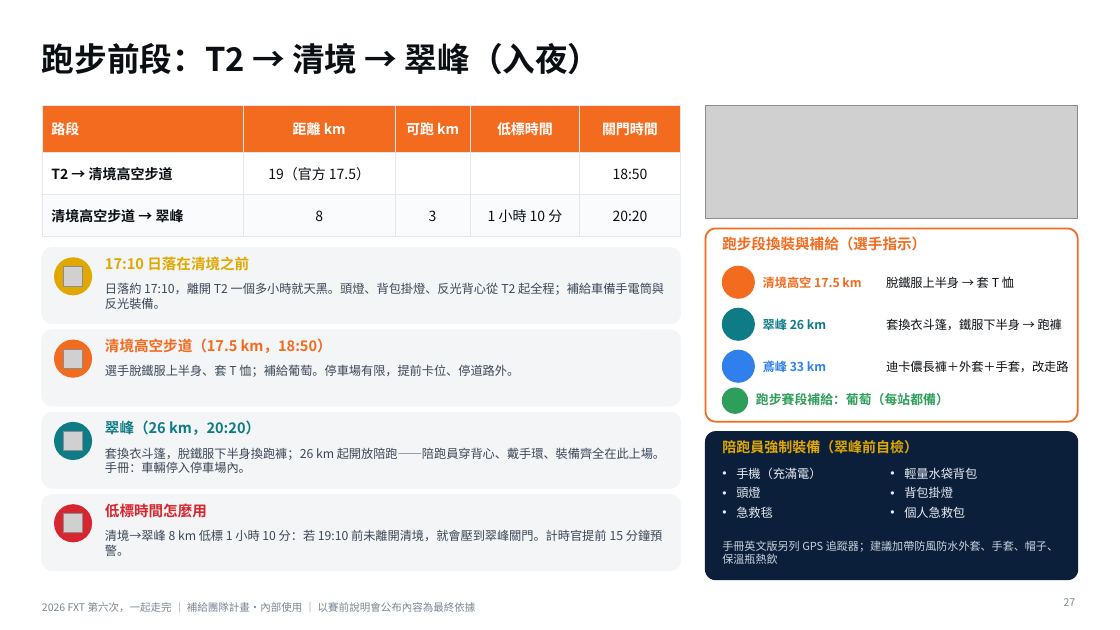
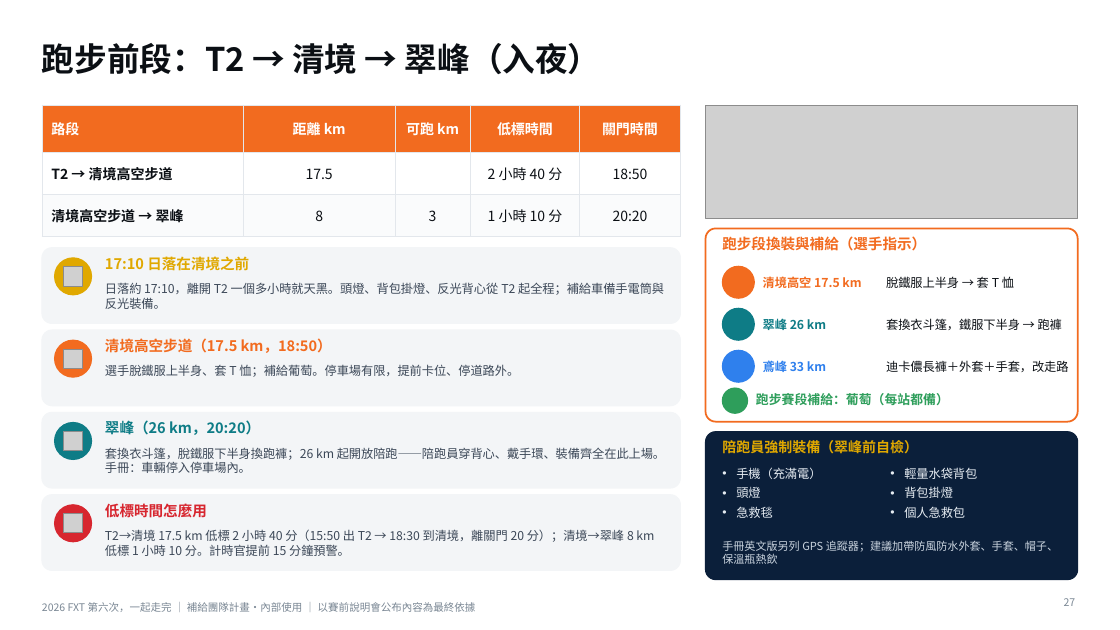
Before and after one commit to powermovebboy-sys/Race-site, a slide deck: slide 27 of deck/2026_FXT_第六次一起走完.pptx. Drawn at 1120x630 pixels with LibreOffice and Linux fonts; fonts in the diff are those of the drawing; grey boxes stand for pictures; background and template pictures are left out. Boxes give left, top, right and bottom in pixels: in the first picture for what was removed or moved away, otherwise in the second. Text is boxed around its words. In the diff, an @@ line names an element or a change of style, - is before the commit and + after.

```diff
--- a/deck/2026_FXT_第六次一起走完.pptx
+++ b/deck/2026_FXT_第六次一起走完.pptx
@@ table at (42, 105, 681, 229) @@
-row 2, column 2: 19（官方 17.5）
+row 2, column 2: 17.5
-row 2, column 4: 
+row 2, column 4: 2 小時 40 分
@@ text at (105, 529, 654, 556): text changed @@
-清境→翠峰 8 km 低標 1 小時 10 分：若 19:10 前未離開清境，就會壓到翠峰關門。計時官提前 15 分鐘預警。
+T2→清境 17.5 km 低標 2 小時 40 分（15:50 出 T2 → 18:30 到清境，離關門 20 分）；清境→翠峰 8 km 低標 1 小時 10 分。計時官提前 15 分鐘預警。
```
Also in this commit, not shown: 1 other slide changed, 3 other files.
